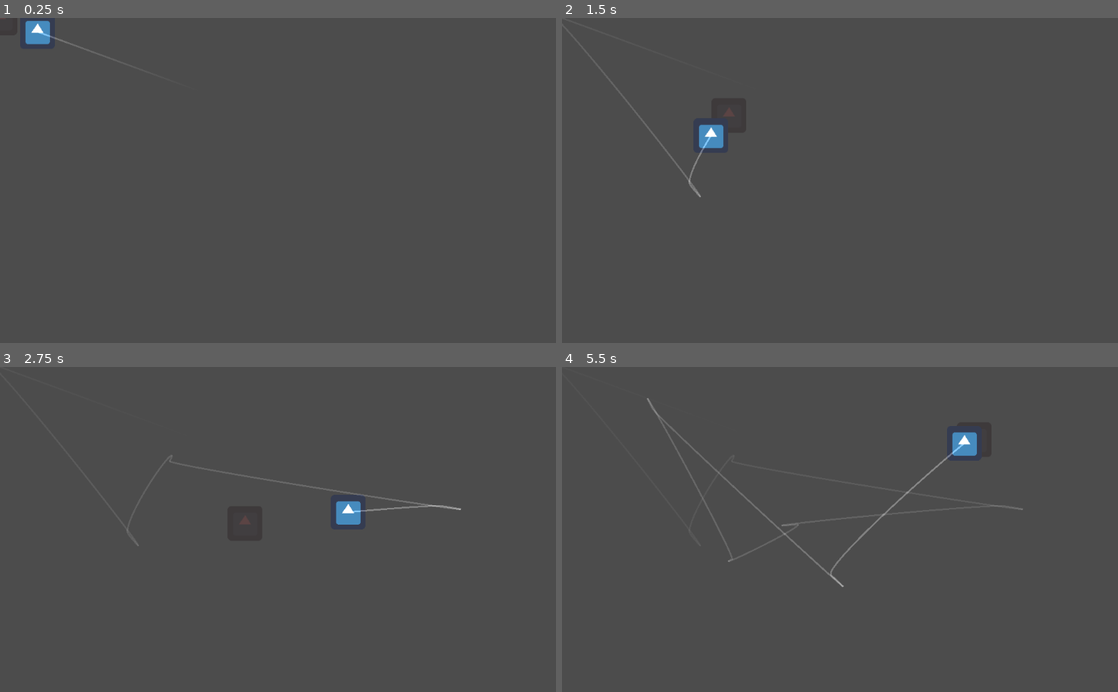
Above: before the commit, frames 1-4 (two rows, left to right).
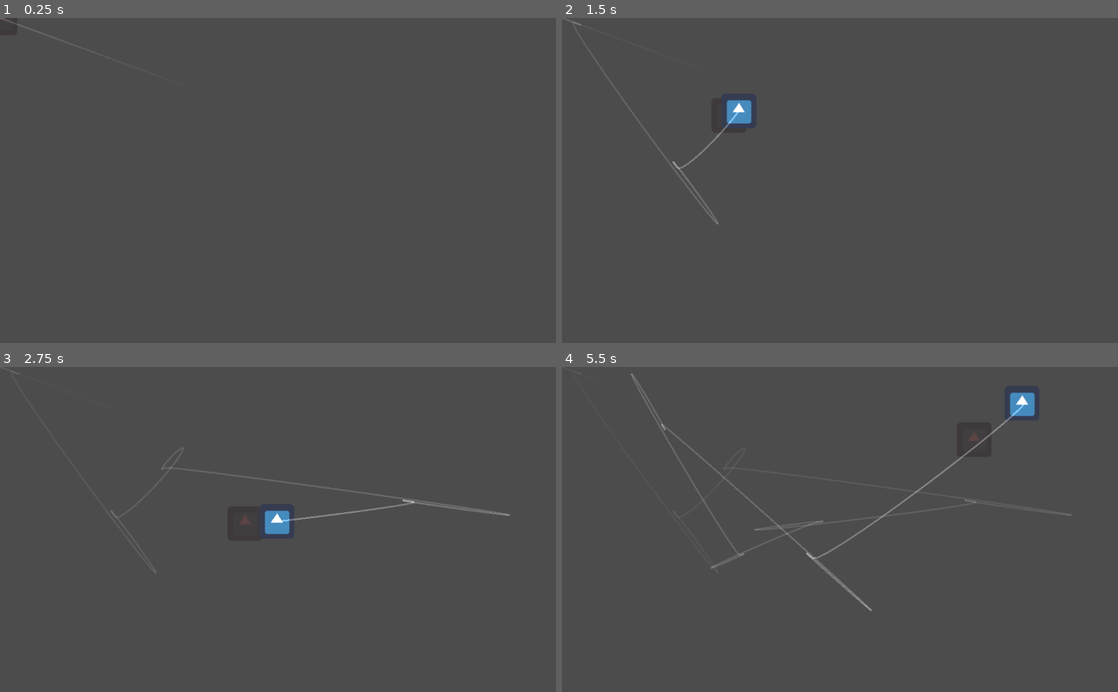
Above: after the commit, the same moments.

Repository: ioxu/key
Game: Godot game, scene res://data/tests/harmonic_motion/test_harmonic_motion.tscn
The game is run twice, just before and just after one commit, with the same random seed, the same clock (stepped at 60 frames per second) and the same inputs. This scene is started directly instead of the project's main scene. The engine's default icon, where the game draws it, is replaced by a stand-in: a white triangle on a blue panel in a dark square.
Inputs (mouse positions are in pixels of both pictures, inside the frame that each line leads up to):
- Up to frame 1 (0.25 s): no input
- Up to frame 2 (1.5 s): move the mouse to (962, 164) at 0.52 s; hold D (move_right) 0.53-1.28 s; hold Left (camera_rotate_left) 0.53-1.28 s; click (962, 164) at 0.67 s; tap Space (jump) at 0.77 s; move the mouse to (728, 196) at 1.27 s; hold S (move_down) from 1.28 s (still down); tap Right (camera_rotate_right) at 1.35 s
- Up to frame 3 (2.75 s): tap Space (jump) at 1.52 s; move the mouse to (333, 458) at 2.02 s; release S (move_down) at 2.03 s; hold D (move_right) from 2.03 s (still down); click (333, 458) at 2.1 s
- Up to frame 4 (5.5 s): move the mouse to (812, 594) at 2.77 s; release D (move_right) at 2.78 s; hold W (move_up) 2.78-3.53 s; tap Left (camera_rotate_left) at 2.85 s; click (812, 594) at 2.92 s; tap Space (jump) at 3.02, 3.77, 4.52 s; move the mouse to (1006, 578) at 3.52 s; hold Right (camera_rotate_right) 3.53-4.28 s; hold A (move_left) 3.53-5.03 s; move the mouse to (673, 480) at 4.27 s; click (673, 480) at 4.35 s; move the mouse to (867, 529) at 5.02 s; hold S (move_down) from 5.03 s (still down); hold Left (camera_rotate_left) from 5.03 s (still down); click (867, 529) at 5.17 s

The runs differ from the first frame. In frame 1, 0.3% of the frame differs, in the area x 0-10%, y 0-9%; in frame 2, 0.9%; in frame 3, 1.1%; in frame 4, 1.6%, in the area x 12-92%, y 1-76%.

Commit message:
refactor harmonic motion spring forms to be classlike, resolves #28

Diff:
--- a/data/scripts/harmonic_motion.gd
+++ b/data/scripts/harmonic_motion.gd
@@ -1,65 +1,62 @@
 extends Node
-# Harmonic Motion
+# Harmonic Motion springs
 # https://digitalsalmon.co.uk/simple-harmonic-motion-an-alternative-to-continuous-lerp/
 
 const epsilon = 0.0001
 const sixtyfps_delta = 0.016666
 
-#var velocity := 0.0
 
-var DampenedSpringMotionParams = {
-	# newPos = posPosCoef*oldPos + posVelCoef*oldVel
-	# newVel = velPosCoef*oldPos + velVelCoef*oldVel
+# newPos = posPosCoef*oldPos + posVelCoef*oldVel
+# newVel = velPosCoef*oldPos + velVelCoef*oldVel
+var _damped_spring_motion_params = {
 	PosPosCoef = 0.0,
 	PosVelCoef = 0.0,
 	VelPosCoef = 0.0,
 	VelVelCoef = 0.0,
 }
 
-#-------------------------------------------------------------------------------
-var _carry_velocity := 0.0
+var _carry_velocity := Vector3.ZERO
 
 func initialise( dampingRatio: float = 0.0, angularFrequency: float = 0.0  ):
-	DampenedSpringMotionParams = CalcDampedSpringMotionParams( dampingRatio, angularFrequency)
+	_damped_spring_motion_params = _calc_damped_spring_motion_params( dampingRatio, angularFrequency)
 
 
-func calculate_c( state: float = 0.0, targetState: float = 0.0 ):
+# float form
+func calculate( state: float = 0.0, targetState: float = 0.0 ):
+	var oldPos = state - targetState # update in equilibrium relative space
+	var oldVel = _carry_velocity.x
+
+	state = oldPos * _damped_spring_motion_params.PosPosCoef + oldVel * _damped_spring_motion_params.PosVelCoef + targetState
+	_carry_velocity.x = oldPos * _damped_spring_motion_params.VelPosCoef + oldVel * _damped_spring_motion_params.VelVelCoef
+	return state
+
+
+# Vector2 form
+func calculate_v2( state: Vector2 = Vector2.ZERO, targetState: Vector2 = Vector2.ZERO ):
+	var oldPos = state - targetState # update in equilibrium relative space
+	var oldVel = Vector2(_carry_velocity.x, _carry_velocity.y)
+
+	state = oldPos * _damped_spring_motion_params.PosPosCoef + oldVel * _damped_spring_motion_params.PosVelCoef + targetState
+	var c = oldPos * _damped_spring_motion_params.VelPosCoef + oldVel * _damped_spring_motion_params.VelVelCoef
+	_carry_velocity.x = c.x
+	_carry_velocity.y = c.y
+	return state
+
+
+# Vector3 form
+func calculate_v3(state: Vector3 = Vector3.ZERO, targetState: Vector3 = Vector3.ZERO ):
 	var oldPos = state - targetState # update in equilibrium relative space
 	var oldVel = _carry_velocity
 
-	state = oldPos * DampenedSpringMotionParams.PosPosCoef + oldVel * DampenedSpringMotionParams.PosVelCoef + targetState
-	_carry_velocity = oldPos * DampenedSpringMotionParams.VelPosCoef + oldVel * DampenedSpringMotionParams.VelVelCoef
+	state = oldPos * _damped_spring_motion_params.PosPosCoef + oldVel * _damped_spring_motion_params.PosVelCoef + targetState
+	var c = oldPos * _damped_spring_motion_params.VelPosCoef + oldVel * _damped_spring_motion_params.VelVelCoef
+	_carry_velocity.x = c.x
+	_carry_velocity.y = c.y
+	_carry_velocity.z = c.z
 	return state
 
-#-------------------------------------------------------------------------------
 
-
-func calculate( state: float = 0.0, velocity: float = 0.0, targetState: float = 0.0, springMotionParams = DampenedSpringMotionParams ):
-	# float form
-	var oldPos = state - targetState # update in equilibrium relative space
-	var oldVel = velocity
-
-	state = oldPos * springMotionParams.PosPosCoef + oldVel * springMotionParams.PosVelCoef + targetState
-	velocity = oldPos * springMotionParams.VelPosCoef + oldVel * springMotionParams.VelVelCoef
-	return [state, velocity]
-
-
-func calculate_v2(state: Vector2 = Vector2.ZERO, velocity: Vector2 = Vector2.ZERO, targetState: Vector2 = Vector2.ZERO, springMotionParams = DampenedSpringMotionParams ):
-	# Vector2 form
-	var x = calculate( state.x, velocity.x, targetState.x, springMotionParams )
-	var y = calculate( state.y, velocity.y, targetState.y, springMotionParams )
-	return [Vector2( x[0], y[0] ), Vector2( x[1], y[1] )]
-
-
-func calculate_v3(state: Vector3 = Vector3.ZERO, velocity: Vector3 = Vector3.ZERO, targetState: Vector3 = Vector3.ZERO, springMotionParams = DampenedSpringMotionParams ):
-	# Vector3 form
-	var x = calculate( state.x, velocity.x, targetState.x, springMotionParams )
-	var y = calculate( state.y, velocity.y, targetState.y, springMotionParams )
-	var z = calculate( state.z, velocity.z, targetState.z, springMotionParams )
-	return [Vector3( x[0], y[0], z[0] ), Vector3( x[1], y[1], z[1] )]
-
-
-func CalcDampedSpringMotionParams( dampingRatio: float = 0.0, angularFrequency: float = 0.0  ):
+func _calc_damped_spring_motion_params( dampingRatio: float = 0.0, angularFrequency: float = 0.0  ):
 	# force values into legal range
 	if dampingRatio < 0.0: dampingRatio = 0.0
 	if angularFrequency < 0.0: angularFrequency = 0.0
@@ -67,7 +64,7 @@
 	# if there is no angular frequency,
 	# the spring will not move and we can return identity
 	if angularFrequency < epsilon :
-		var d = DampenedSpringMotionParams.duplicate(true)
+		var d = _damped_spring_motion_params.duplicate(true)
 		d.PosPosCoef = 1.0
 		d.PosVelCoef = 0.0
 		d.VelPosCoef = 0.0
@@ -92,7 +89,7 @@
 		var z1e1_Over_TwoZb = z1 * e1_Over_TwoZb
 		var z2e2_Over_TwoZb = z2 * e2_Over_TwoZb
 
-		var d = DampenedSpringMotionParams.duplicate()
+		var d = _damped_spring_motion_params.duplicate()
 		d.PosPosCoef = e1_Over_TwoZb * z2 - z2e2_Over_TwoZb + e2
 		d.PosVelCoef = -e1_Over_TwoZb + e2_Over_TwoZb
 		d.VelPosCoef = (z1e1_Over_TwoZb - z2e2_Over_TwoZb + e2) * z2
@@ -114,7 +111,7 @@
 		var expCos = expTerm * cosTerm
 		var expOmegaZetaSin_Over_Alpha = expTerm * omegaZeta * sinTerm * invAlpha
 
-		var d = DampenedSpringMotionParams.duplicate()
+		var d = _damped_spring_motion_params.duplicate()
 		d.PosPosCoef = expCos + expOmegaZetaSin_Over_Alpha
 		d.PosVelCoef = expSin * invAlpha
 		d.VelPosCoef = -expSin * alpha - omegaZeta * expOmegaZetaSin_Over_Alpha
@@ -127,7 +124,7 @@
 		var timeExp = sixtyfps_delta * expTerm
 		var timeExpFreq = timeExp * angularFrequency
 
-		var d = DampenedSpringMotionParams.duplicate()
+		var d = _damped_spring_motion_params.duplicate()
 		d.PosPosCoef = timeExpFreq + expTerm
 		d.PosVelCoef = timeExp
 		d.VelPosCoef = -angularFrequency * timeExpFreq
--- a/data/tests/harmonic_motion/test_harmonic_motion.gd
+++ b/data/tests/harmonic_motion/test_harmonic_motion.gd
@@ -1,44 +1,33 @@
 extends Node2D
 
-
 const harmonic_motion_lib = preload("res://data/scripts/harmonic_motion.gd")
-var harmonic_motion_x = harmonic_motion_lib.new()
-var harmonic_motion_y = harmonic_motion_lib.new()
-
-var target_pos = Vector2.ZERO
-
-var pvx = 0.0
-var pvy = 0.0
+var harmonic_motion = harmonic_motion_lib.new()
 
 export var damping_ratio = 0.45 setget set_damping_ratio
 export var angular_frequency = 6.0 setget set_aungular_frequency
 
 
 func _ready():
-	harmonic_motion_x.initialise(damping_ratio, angular_frequency)
-	harmonic_motion_y.initialise(damping_ratio, angular_frequency)
+	randomize()
+	harmonic_motion.initialise( damping_ratio, angular_frequency )
 
 
 func _process(delta):
-	$Sprite.position.x = harmonic_motion_x.calculate_c( $Sprite.position.x, target_pos.x)
-	$Sprite.position.y = harmonic_motion_y.calculate_c( $Sprite.position.y, target_pos.y)
+	$Sprite.position = harmonic_motion.calculate_v2( $Sprite.position, $target_sprite.position )
 
 
 func set_damping_ratio(new_value):
 	damping_ratio = new_value
-	harmonic_motion_x.initialise(damping_ratio, angular_frequency)
-	harmonic_motion_y.initialise(damping_ratio, angular_frequency)
+	harmonic_motion.initialise(damping_ratio, angular_frequency)
 
 
 func set_aungular_frequency(new_value):
 	angular_frequency = new_value
-	harmonic_motion_x.initialise(damping_ratio, angular_frequency)
-	harmonic_motion_y.initialise(damping_ratio, angular_frequency)
+	harmonic_motion.initialise(damping_ratio, angular_frequency)
 
 
 func _on_Timer_timeout():
 	var v_size = get_viewport().size
-	target_pos.x = rand_range(v_size.x * 0.15, v_size.x - (v_size.x * 0.15) )
-	target_pos.y = rand_range( v_size.y * 0.15, v_size.y - (v_size.y * 0.15) )
-	$target_sprite.position.x = target_pos.x
-	$target_sprite.position.y = target_pos.y
+	$target_sprite.position = Vector2(rand_range(v_size.x * 0.15, v_size.x - (v_size.x * 0.15) ),
+									rand_range(v_size.y * 0.15, v_size.y - (v_size.y * 0.15) )
+									)
--- a/data/tests/harmonic_motion/test_harmonic_motion.tscn
+++ b/data/tests/harmonic_motion/test_harmonic_motion.tscn
@@ -13,8 +13,8 @@
 
 [node name="Node2D" type="Node2D"]
 script = ExtResource( 1 )
-damping_ratio = 0.55
-angular_frequency = 8.0
+damping_ratio = 0.35
+angular_frequency = 12.0
 
 [node name="target_sprite" type="Sprite" parent="."]
 modulate = Color( 0.513726, 0.188235, 0.188235, 0.282353 )
--- a/scenes/player/Controller.gd
+++ b/scenes/player/Controller.gd
@@ -33,10 +33,11 @@
 onready var waist = get_node("../waist")
 onready var waist_initial_position = waist.transform.origin
 onready var waist_initial_basis = waist.transform.basis
-var waist_rotation_harmonic_motion = harmonic_motion_lib.new()
-var waist_rotation_harmonic_damping := 0.85
-var waist_rotation_harmonic_frequency := 7.5
-var waist_rotation_harmonic_parms
+var waist_rotation_spring = harmonic_motion_lib.new()
+var waist_rotation_spring_damping := 0.85
+var waist_rotation_spring_frequency := 7.5
+#var waist_rotation_harmonic_parms
+
 var _w_rot_hv = 0.0
 var waist_rotation_knee_roll = -10.0
 
@@ -65,14 +66,15 @@
 export(float) var camera_lookahead_harmonic_damping := 0.85 setget set_camera_lookahead_harmonic_spring_damping
 export(float) var camera_lookahead_harmonic_angular_frequency := 2.5 setget set_camera_lookahead_harmonic_spring_frequency
 var c_la_hv = Vector3.ZERO # camera lookahead harmonic velocity
-var camera_lookahead_harmonic_motion = harmonic_motion_lib.new()
-var camera_lookahead_harmonic_parms
+#var camera_lookahead_harmonic_motion = harmonic_motion_lib.new()
+var camera_lookahead_spring = harmonic_motion_lib.new()
+#var camera_lookahead_harmonic_parms
 
 var camera_lookahead_factor = 0.0
 var camera_lookahead_direction : Vector3 # keep normalised
 var camera_lookahead_direction_actual : Vector3
 var camera_lookahead_factor_actual = 0.0
-const CAMERA_LOOKAHEAD_DISTANCE = 1.0#5.5#7.5
+const CAMERA_LOOKAHEAD_DISTANCE = 5.5#5.5#7.5
 
 
 # character motion
@@ -108,13 +110,15 @@
 	set_process(true)
 
 	if camera_interpolation_mode == CAMERA_LOOKAHEAD_INTERP_MODE.harmonic:
-		camera_lookahead_harmonic_parms = camera_lookahead_harmonic_motion.CalcDampedSpringMotionParams( camera_lookahead_harmonic_damping,
-																	camera_lookahead_harmonic_angular_frequency )
-
-	waist_rotation_harmonic_parms = waist_rotation_harmonic_motion.CalcDampedSpringMotionParams(
-		waist_rotation_harmonic_damping,
-		waist_rotation_harmonic_frequency
-	)
+#		camera_lookahead_harmonic_parms = camera_lookahead_harmonic_motion.CalcDampedSpringMotionParams( camera_lookahead_harmonic_damping,
+#																	camera_lookahead_harmonic_angular_frequency )
+		camera_lookahead_spring.initialise( camera_lookahead_harmonic_damping, camera_lookahead_harmonic_angular_frequency )
+
+#	waist_rotation_harmonic_parms = waist_rotation_harmonic_motion.CalcDampedSpringMotionParams(
+#		waist_rotation_spring_damping,
+#		waist_rotation_spring_frequency
+#	)
+	waist_rotation_spring.initialise(waist_rotation_spring_damping, waist_rotation_spring_frequency )
 
 	toes_waist_ry_spring.initialise( 0.25, 5 )
 
@@ -178,18 +182,18 @@
 
 func set_camera_lookahead_harmonic_spring_damping( damp: float = 0.0 ):
 	camera_lookahead_harmonic_damping = damp
-	_upadate_camera_lookahead_harmonic_motion_params()
+	_update_camera_lookahead_harmonic_motion_params()
 
 
 func set_camera_lookahead_harmonic_spring_frequency( freq: float = 0.0 ):
 	camera_lookahead_harmonic_angular_frequency = freq
-	_upadate_camera_lookahead_harmonic_motion_params()
-
-
-func _upadate_camera_lookahead_harmonic_motion_params() -> void:
-	camera_lookahead_harmonic_parms = camera_lookahead_harmonic_motion.CalcDampedSpringMotionParams( camera_lookahead_harmonic_damping,
-																							camera_lookahead_harmonic_angular_frequency )
-
+	_update_camera_lookahead_harmonic_motion_params()
+
+
+func _update_camera_lookahead_harmonic_motion_params() -> void:
+#	camera_lookahead_harmonic_parms = camera_lookahead_harmonic_motion.CalcDampedSpringMotionParams( camera_lookahead_harmonic_damping,
+#																							camera_lookahead_harmonic_angular_frequency )
+	camera_lookahead_spring.initialise( camera_lookahead_harmonic_damping, camera_lookahead_harmonic_angular_frequency )
 
 func rotate_mesh( event_data, input_method ):
 	match input_method:
@@ -259,15 +263,19 @@
 
 	#curr_ry = lerp_a
 
-	var wo = waist_rotation_harmonic_motion.calculate(
-						waist.get_rotation().y,
-						_w_rot_hv,
-						lerp_angle(waist.get_rotation().y, meshinstance.get_rotation().y, 1.0),
-						waist_rotation_harmonic_parms
-		)
-	_w_rot_hv = wo[1]
-
-	var curr_ry = wo[0]
+#	var wo = waist_rotation_harmonic_motion.calculate(
+#						waist.get_rotation().y,
+#						_w_rot_hv,
+#						lerp_angle(waist.get_rotation().y, meshinstance.get_rotation().y, 1.0),
+#						waist_rotation_harmonic_parms
+#		)
+#	_w_rot_hv = wo[1]
+
+	var wo = waist_rotation_spring.calculate( waist.get_rotation().y,
+						lerp_angle(waist.get_rotation().y, meshinstance.get_rotation().y, 1.0)
+						)
+
+	var curr_ry = wo
 
 	waist.transform.basis = waist_initial_basis.rotated( Vector3.UP, curr_ry )
 
@@ -289,7 +297,8 @@
 	var movement_v_norm = movement_v.normalized()
 
 	############################
-	toes_waist_ry = toes_waist_ry_spring.calculate_c( toes_waist_ry, lerp_angle(toes_waist_ry, curr_ry, 1.0) )
+	#toes_waist_ry = toes_waist_ry_spring.calculate_c( toes_waist_ry, lerp_angle(toes_waist_ry, curr_ry, 1.0) )
+	toes_waist_ry = toes_waist_ry_spring.calculate( toes_waist_ry, lerp_angle(toes_waist_ry, curr_ry, 1.0) )
 	############################
 
 	#var toe_mv_dot_blend = 1.0#0.75 ## !!!!!!!!!!!!!!!! at 1.0 it is completely redundant. Consider removing Util.remap_clamp quotient
@@ -381,9 +390,10 @@
 		co = camera_lookahead_direction_actual * camera_lookahead_factor_actual * CAMERA_LOOKAHEAD_DISTANCE
 	elif camera_interpolation_mode == CAMERA_LOOKAHEAD_INTERP_MODE.harmonic:
 		var target = camera_lookahead_direction * camera_lookahead_factor * CAMERA_LOOKAHEAD_DISTANCE
-		co = camera_lookahead_harmonic_motion.calculate_v3( camera_root.transform.origin, c_la_hv, target, camera_lookahead_harmonic_parms )
-		c_la_hv = co[1]
-		co = co[0]
+		#co = camera_lookahead_harmonic_motion.calculate_v3( camera_root.transform.origin, c_la_hv, target, camera_lookahead_harmonic_parms )
+		co = camera_lookahead_spring.calculate_v3( camera_root.transform.origin, target )
+		#c_la_hv = co[1]
+		#co = co[0]
 
 	camera_root.transform.origin = co
 
